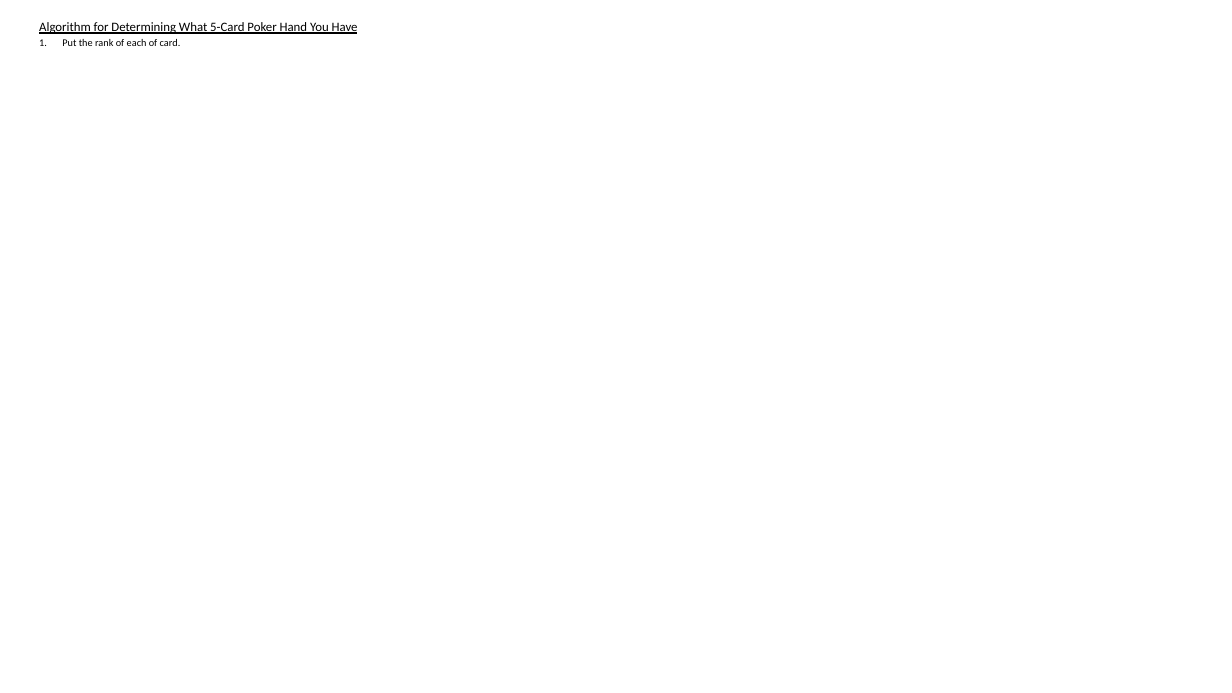
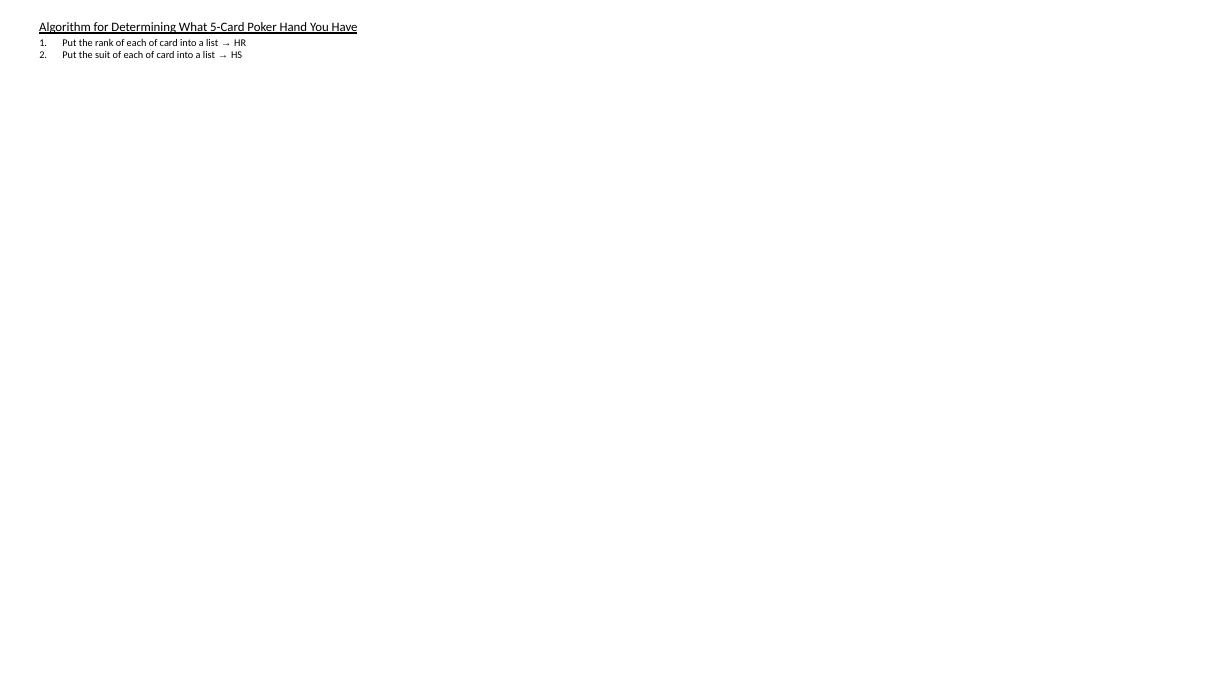
Before and after one commit to nickjathar/python_education, a slide deck: slide 1 of Poker Chronicles.pptx. Drawn at 1232x693 pixels with LibreOffice and Linux fonts; fonts in the diff are those of the drawing. Boxes give left, top, right and bottom in pixels: in the first picture for what was removed or moved away, otherwise in the second. Text is boxed around its words. In the diff, an @@ line names an element or a change of style, - is before the commit and + after.

```diff
--- a/Poker Chronicles.pptx
+++ b/Poker Chronicles.pptx
@@ text at (x1=62, y1=39, x2=246, y2=58): text changed @@
-1. Put the rank of each of card.
+1. Put the rank of each of card into a list → HR
+2. Put the suit of each of card into a list → HS
```
Also in this commit, not shown: 2 other files.
